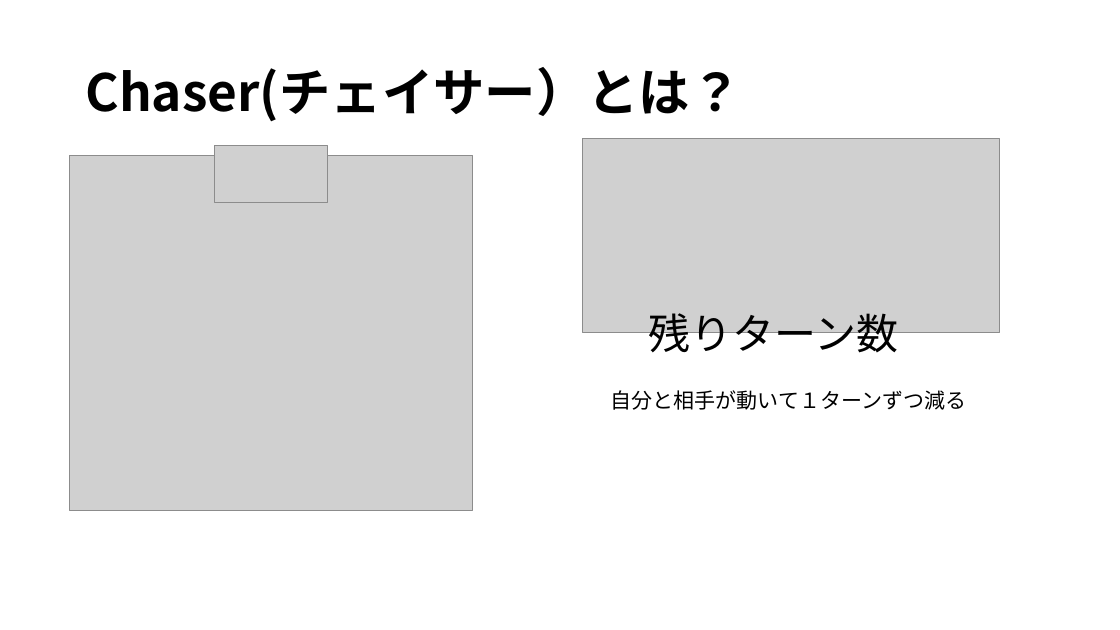
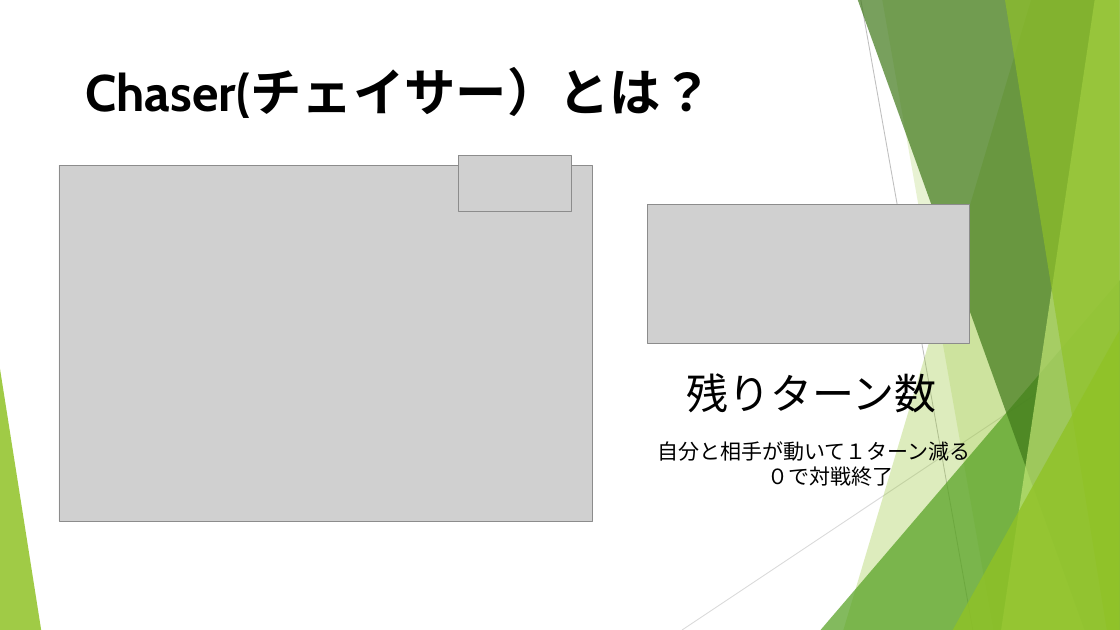
Before and after one commit to noko1024/ChaserDoc, a slide deck: slide 6 of New_U-16.pptx. Drawn at 1120x630 pixels with LibreOffice and Linux fonts; fonts in the diff are those of the drawing; grey boxes stand for pictures. Boxes give left, top, right and bottom in pixels: in the first picture for what was removed or moved away, otherwise in the second. Text is boxed around its words. In the diff, an @@ line names an element or a change of style, - is before the commit and + after.

Commit message:
内容の変更
細かな表現を変更し、画像を旭川サーバーのものに差し替えました。

```diff
--- a/New_U-16.pptx
+++ b/New_U-16.pptx
@@ text "Chaser(チェイサー）とは？" at [85, 67, 712, 118]: font Noto Sans CJK JP to Cabin @@
@@ picture removed at [583, 139, 1000, 333] @@
@@ picture: place and size @@
-picture at [70, 155, 473, 511]
+picture at [59, 166, 592, 522]
@@ picture: place and size @@
-picture at [214, 145, 328, 202]
+picture at [458, 155, 571, 212]
@@ picture added at [648, 204, 970, 343] @@
@@ group added at [0, 0, 1120, 630]: 5 freeform shapes, 3 triangles, 2 lines @@
@@ text "残りターン数" at [687, 367, 937, 420]: font Noto Sans CJK JP to Cabin @@
@@ text "残りターン数": place and size @@
-text "残りターン数" at [649, 313, 899, 360]
+text "残りターン数" at [687, 367, 937, 420]
@@ text at [658, 438, 971, 490]: text changed; font Noto Sans CJK JP to Cabin @@
-自分と相手が動いて１ターンずつ減る
+自分と相手が動いて１ターン減る
+０で対戦終了
```
Also in this commit, not shown: 18 other slides changed, 3 slides added, 1 slide removed.
